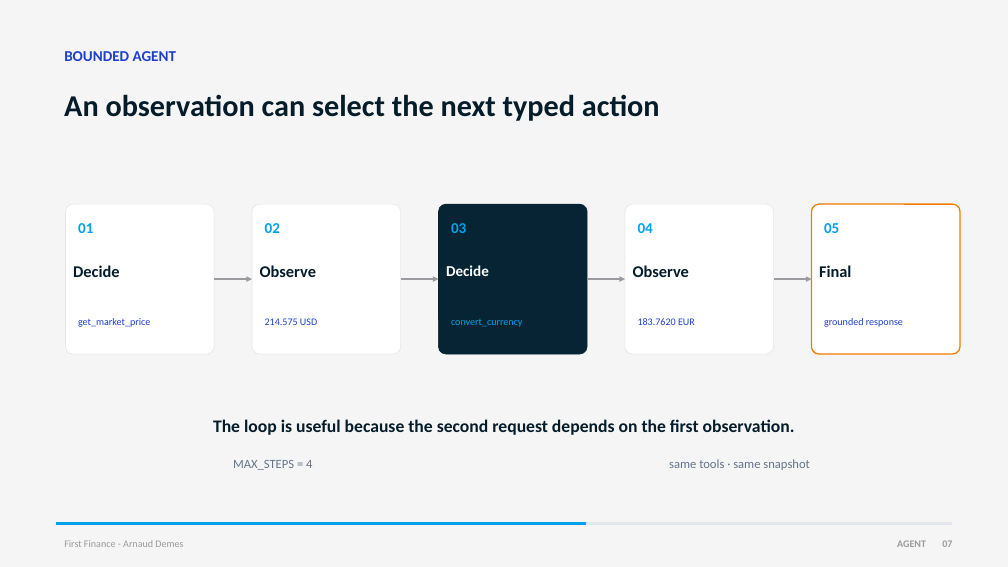
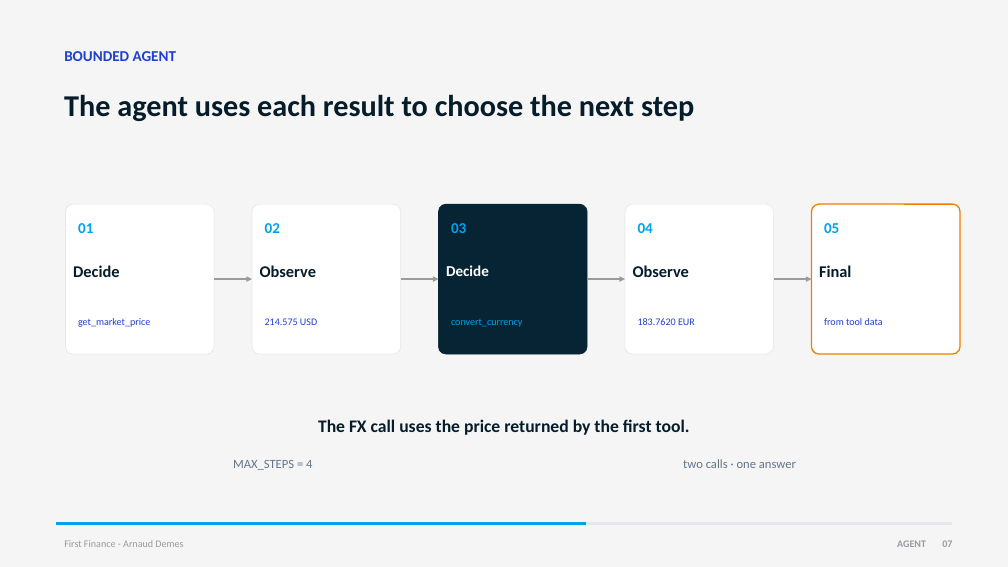
Before and after one commit to Nonocho/finai-academy, a slide deck: slide 7 of decks/08-workflows-vs-agents.pptx. Drawn at 1008x567 pixels with LibreOffice and Linux fonts; fonts in the diff are those of the drawing. Boxes give left, top, right and bottom in pixels: in the first picture for what was removed or moved away, otherwise in the second. Text is boxed around its words. In the diff, an @@ line names an element or a change of style, - is before the commit and + after.

Commit message:
docs: simplify Lesson 08 agent decision deck

```diff
--- a/decks/08-workflows-vs-agents.pptx
+++ b/decks/08-workflows-vs-agents.pptx
@@ text at <box>64,94,694,121</box>: text changed @@
-An observation can select the next typed action
+The agent uses each result to choose the next step
@@ text at <box>824,318,883,325</box>: text changed @@
-grounded response
+from tool data
@@ text at <box>318,419,690,435</box>: text changed @@
-The loop is useful because the second request depends on the first observation.
+The FX call uses the price returned by the first tool.
@@ text at <box>683,459,796,468</box>: text changed @@
-same tools · same snapshot
+two calls · one answer
```
Also in this commit, not shown: 6 other slides changed, 2 slides added, 2 slides removed, 1 other file.
